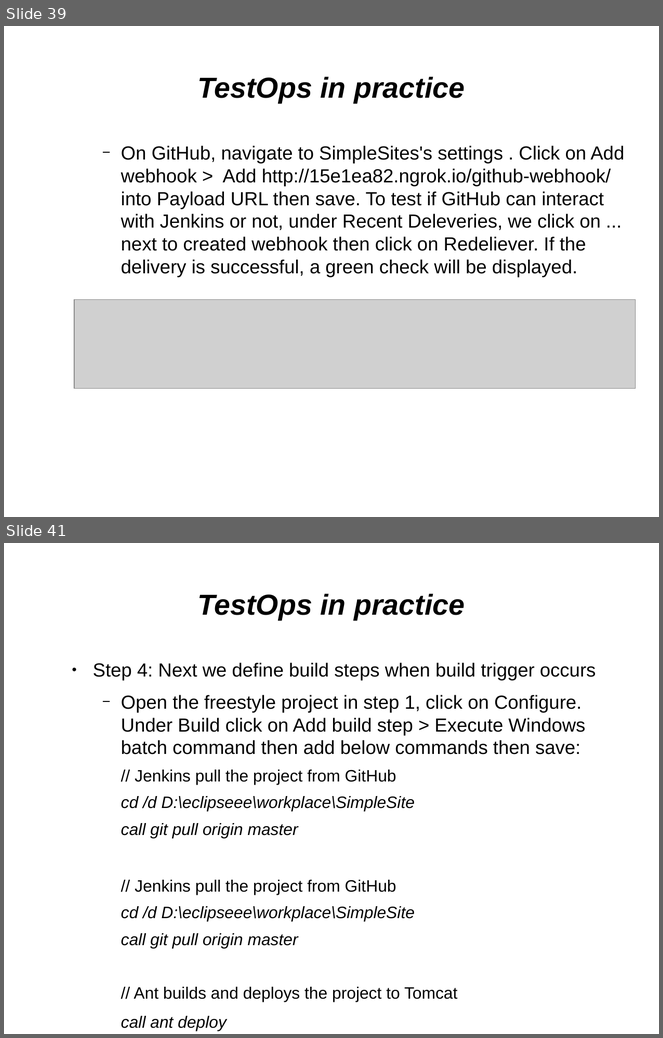
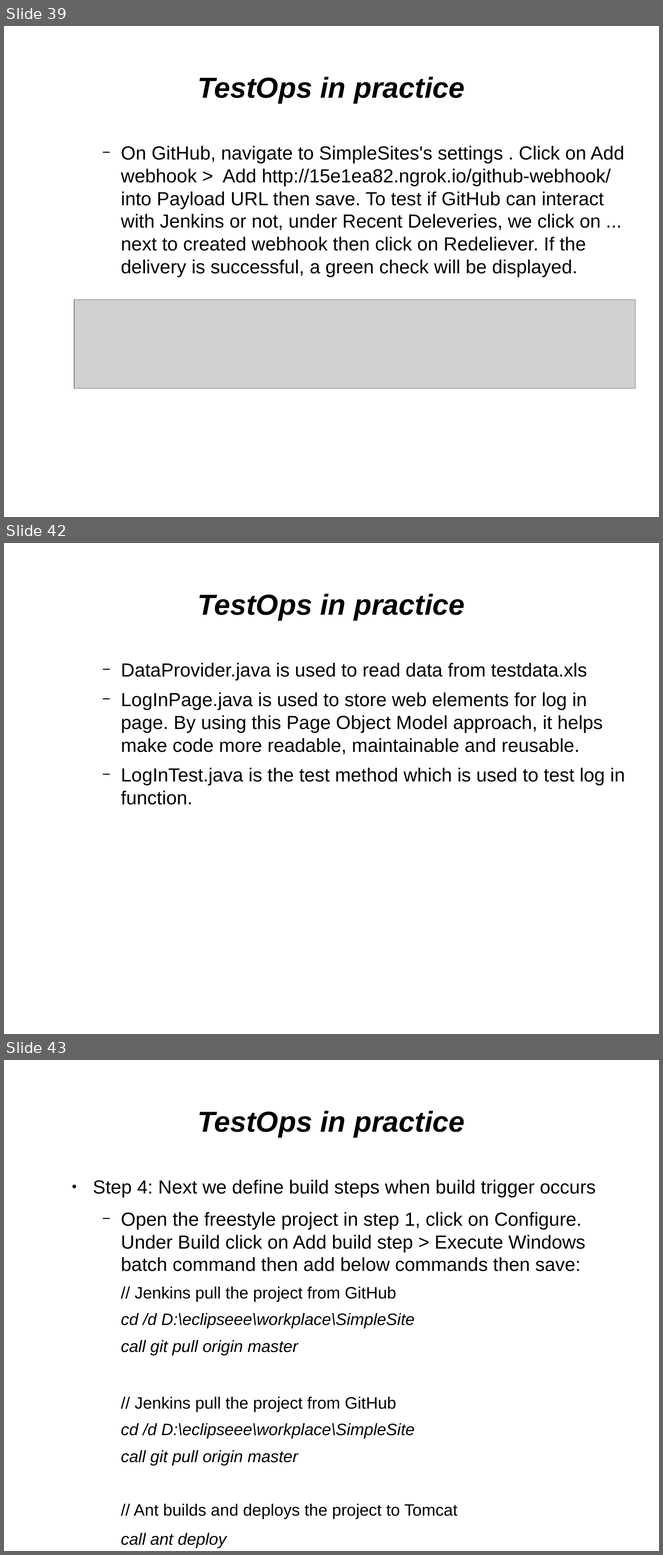
Before and after one commit to kirol/selenium, a slide deck: Selenium & Testops.odp. Shown one above the other, each under a label of ours: slides 39 and 41 before the commit, slides 39, 42 and 43 after it; the slides between them are not shown. The pictures are 663x1038 and 663x1555 pixels, drawn with LibreOffice and Linux fonts; fonts in the diff are those of the drawing; grey boxes stand for pictures. Boxes give left, top, right and bottom in pixels: in the first picture for what was removed or moved away, otherwise in the second. Text is boxed around its words. In the diff, an @@ line names an element or a change of style, - is before the commit and + after.

```diff
--- a/Selenium & Testops.odp
+++ b/Selenium & Testops.odp
@@ slide 42 added at (4,543,659,1034), background #FFFFFF @@
@@ title added at (198,593,465,620), 35 pt, text #000000, bold, italic @@
+TestOps in practice
@@ text added at (121,663,625,805), 23 pt, text #000000 @@
+    − DataProvider.java is used to read data from testdata.xls
+    − LogInPage.java is used to store web elements for log in page. By using this Page Object Model approach, it helps make code more readable, maintainable and reusable.
+    − LogInTest.java is the test method which is used to test log in function.
@@ what was slide 41 is now slide 43 @@
```
Also in this commit, not shown: 3 slides changed, 2 other slides added, 2 other files.
